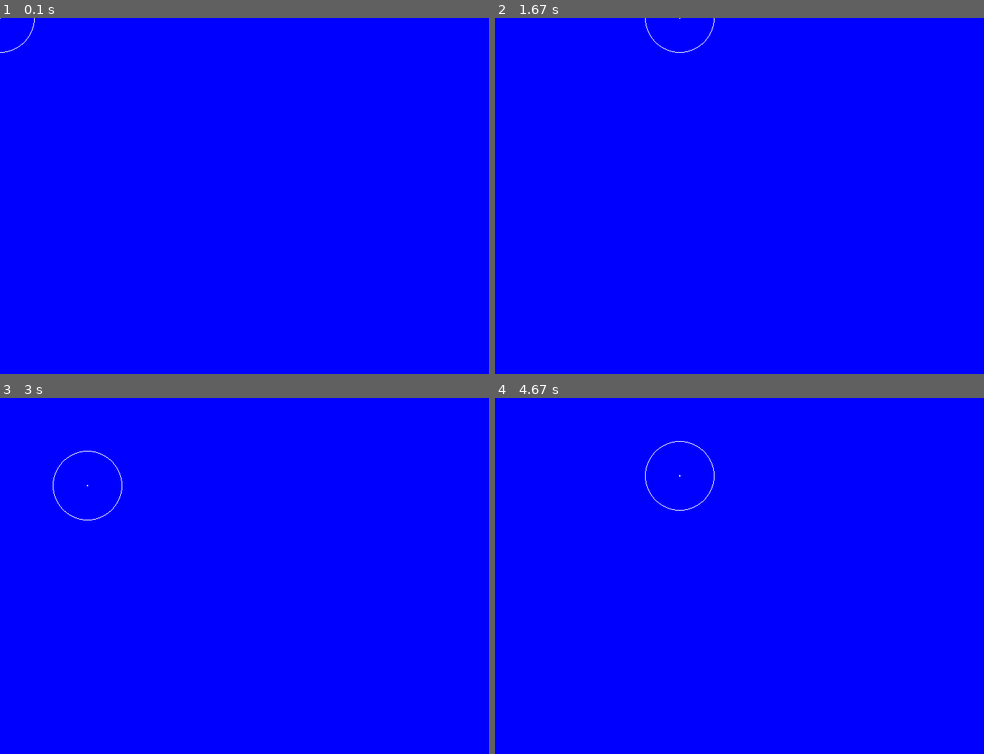
Above: before the commit, frames 1-4 (two rows, left to right).
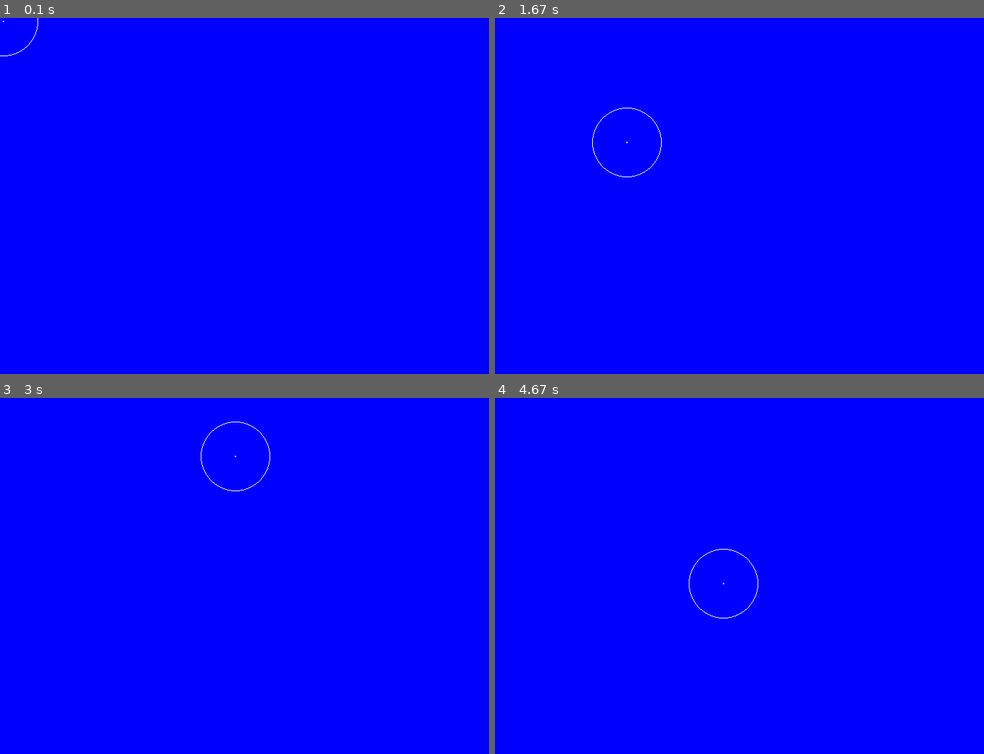
Above: after the commit, the same moments.

Repository: saegl5/myprojects
Game: pygame game, started from Codes/pygame-interaction-combined/pygame-interaction-combined.py
The game is run twice, just before and just after one commit, with the same random seed, the same clock (stepped at 60 frames per second) and the same inputs.
Inputs (mouse positions are in pixels of both pictures, inside the frame that each line leads up to):
- Up to frame 1 (0.1 s): no input
- Up to frame 2 (1.67 s): click (739, 196) at 0.38 s; hold Right 0.67-1.13 s; click (895, 185) at 0.75 s; hold Up 1.17-1.47 s; click (622, 199) at 1.25 s; hold Right from 1.5 s (still down); click (587, 142) at 1.58 s
- Up to frame 3 (3 s): release Right at 1.97 s; hold Left 2-2.53 s; click (317, 451) at 2.08 s; hold Down 2.57-2.87 s; click (303, 608) at 2.65 s; hold Left from 2.9 s (still down); click (254, 454) at 2.98 s
- Up to frame 4 (4.67 s): release Left at 3.3 s; hold Up 3.33-3.7 s; click (563, 565) at 3.42 s; hold Right 3.73-4.37 s; click (744, 615) at 3.82 s; hold Down from 4.4 s (still down); click (724, 515) at 4.48 s

The runs differ from the first frame. In frame 1, less than 0.1% of the frame differs, in the area x 0-8%, y 0-11%; in frame 2, 0.1%; in frame 3, 0.2%, in the area x 10-56%, y 6-35%; in frame 4, 0.2%.

Commit message:
switched files around

Diff:
--- a/Codes/pygame-interaction-combined/pygame-interaction-combined.py
+++ b/Codes/pygame-interaction-combined/pygame-interaction-combined.py
@@ -13,7 +13,7 @@
 screen = pygame.display.set_mode(size) # set screen size
 done = False # define "done"
 clock = pygame.time.Clock() # define "clock"
-click_sound = pygame.mixer.Sound("click4.ogg") # "Sound" must be capitalized, example
+click_sound = pygame.mixer.Sound("../pygame-interaction-part-4/click4.ogg") # "Sound" must be capitalized, example
 x_offset = 0 # reordered
 y_offset = 0
 x_increment = 0
@@ -32,6 +32,9 @@
     for event in pygame.event.get(): # check for user input when open window
         if event.type == pygame.QUIT: # user clicked close button
             done = True # change "done" to exit WHILE loop on next loop, loop will not run WHILE False
+        # --- Mouse events
+        elif event.type == pygame.MOUSEBUTTONDOWN:
+            click_sound.play()
         # --- Keyboard events
         elif event.type == pygame.KEYDOWN:
             if event.key == pygame.K_LEFT: # note "event.key"
@@ -50,21 +53,25 @@
             elif event.key == pygame.K_UP or event.key == pygame.K_DOWN:
                 y_increment = 0
     # --- Game logic
+    pos = pygame.mouse.get_pos() # for mouse/trackpad, returns tuple (x_offset, y_offset)
+    x_offset = pos[0]
+    y_offset = pos[1]
     x_offset += x_increment
     y_offset += y_increment
     if 0+x_offset < 0:
         x_offset = 0 # prevent center point from passing left edge
     elif 0+x_offset > size[0]:
-        x_offset = size[0]
+        x_offset = size[0]-1 # anomaly at edge
     if 0+y_offset < 0:
         y_offset = 0 # prevent center point from passing top edge
-    elif 0+y_offset> size[1]:
-        y_offset = size[1]
+    elif 0+y_offset > size[1]:
+        y_offset = size[1]-1 # anomaly at edge
+    pygame.mouse.set_pos(x_offset, y_offset) # otherwise, mouse/trackpad will be out of sync with keyboard
     # --------------
     screen.fill(BLUE) # clear the screen
     # --- Drawing code
     # draw_circle(screen, 10, 10) # numbers are offsets
-    draw_circle(screen, x_offset, y_offset) # rely on keyboard
+    draw_circle(screen, x_offset, y_offset) # rely on either mouse/trackpad or keyboard
     # ----------------
     pygame.display.flip() # update the screen
     clock.tick(60) # maximum 60 frames per second (i.e., no more than 60 times through WHILE loop each second)
--- a/Codes/pygame-interaction-part-4/pygame-interaction-part-4.py
+++ b/Codes/pygame-interaction-part-4/pygame-interaction-part-4.py
@@ -13,7 +13,7 @@
 screen = pygame.display.set_mode(size) # set screen size
 done = False # define "done"
 clock = pygame.time.Clock() # define "clock"
-click_sound = pygame.mixer.Sound("click4.ogg") # "Sound" must be capitalized, example
+click_sound = pygame.mixer.Sound("../pygame-interaction-combined/click4.ogg") # "Sound" must be capitalized, example
 x_offset = 0 # reordered
 y_offset = 0
 x_increment = 0
@@ -32,9 +32,6 @@
     for event in pygame.event.get(): # check for user input when open window
         if event.type == pygame.QUIT: # user clicked close button
             done = True # change "done" to exit WHILE loop on next loop, loop will not run WHILE False
-        # --- Mouse events
-        elif event.type == pygame.MOUSEBUTTONDOWN:
-            click_sound.play()
         # --- Keyboard events
         elif event.type == pygame.KEYDOWN:
             if event.key == pygame.K_LEFT: # note "event.key"
@@ -53,25 +50,21 @@
             elif event.key == pygame.K_UP or event.key == pygame.K_DOWN:
                 y_increment = 0
     # --- Game logic
-    pos = pygame.mouse.get_pos() # for mouse/trackpad, returns tuple (x_offset, y_offset)
-    x_offset = pos[0]
-    y_offset = pos[1]
     x_offset += x_increment
     y_offset += y_increment
     if 0+x_offset < 0:
         x_offset = 0 # prevent center point from passing left edge
     elif 0+x_offset > size[0]:
-        x_offset = size[0]-1 # anomaly at edge
+        x_offset = size[0]
     if 0+y_offset < 0:
         y_offset = 0 # prevent center point from passing top edge
-    elif 0+y_offset > size[1]:
-        y_offset = size[1]-1 # anomaly at edge
-    pygame.mouse.set_pos(x_offset, y_offset) # otherwise, mouse/trackpad will be out of sync with keyboard
+    elif 0+y_offset> size[1]:
+        y_offset = size[1]
     # --------------
     screen.fill(BLUE) # clear the screen
     # --- Drawing code
     # draw_circle(screen, 10, 10) # numbers are offsets
-    draw_circle(screen, x_offset, y_offset) # rely on either mouse/trackpad or keyboard
+    draw_circle(screen, x_offset, y_offset) # rely on keyboard
     # ----------------
     pygame.display.flip() # update the screen
     clock.tick(60) # maximum 60 frames per second (i.e., no more than 60 times through WHILE loop each second)
